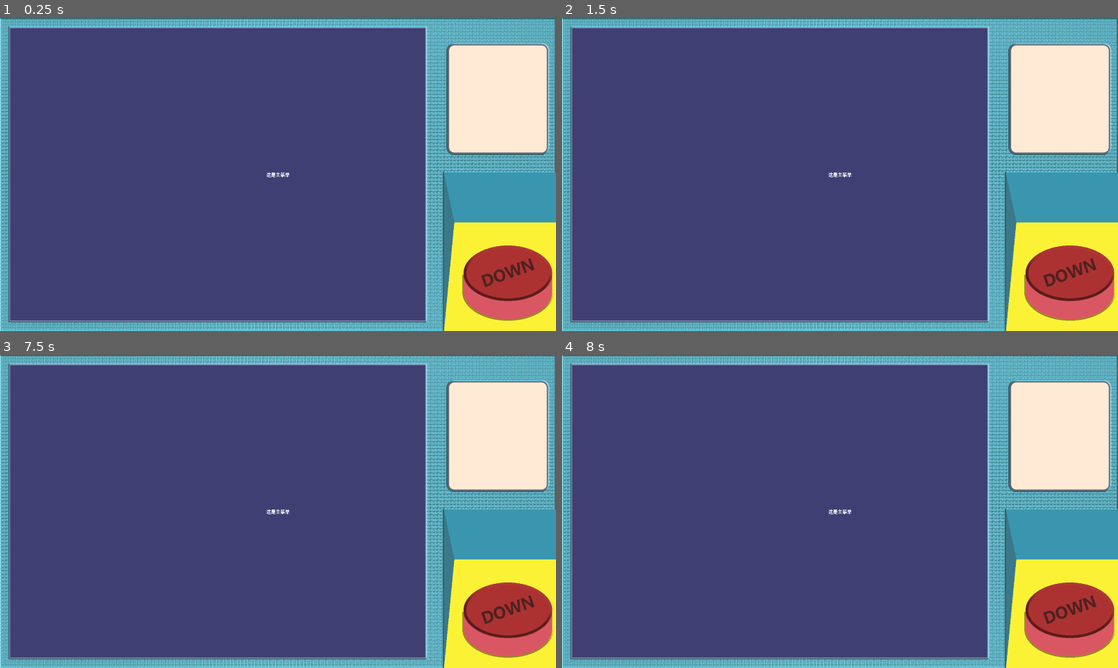
Above: before the commit, frames 1-4 (two rows, left to right).
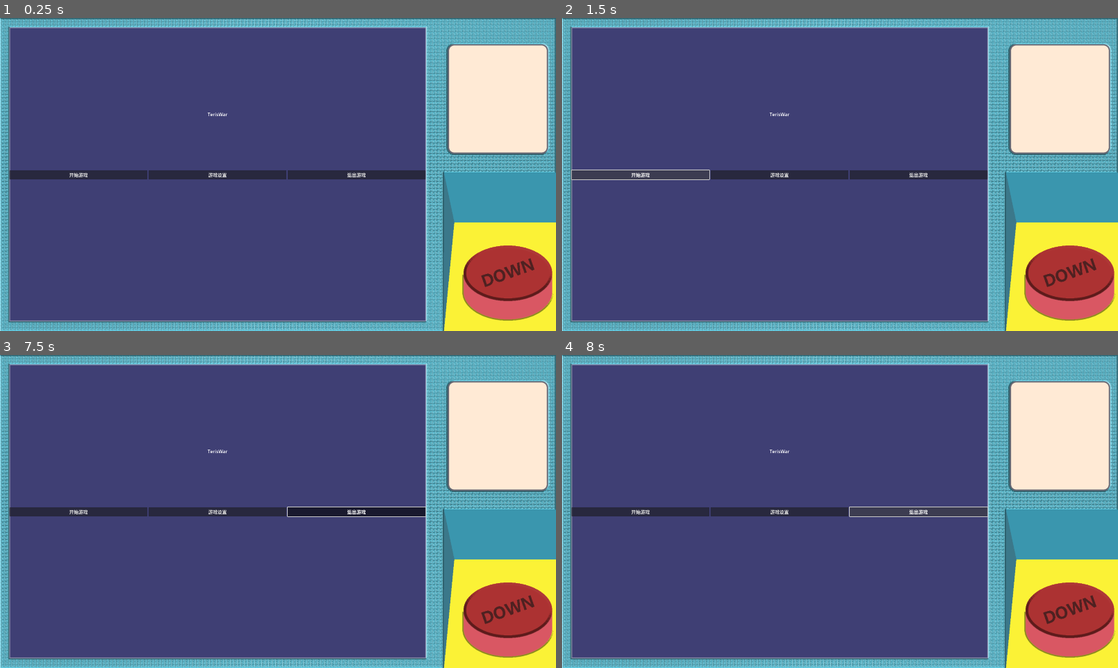
Above: after the commit, the same moments.

Repository: 2495802072/TerisWar
Game: Godot game, scene res://Game/scene/game.tscn
Two runs of this game, one before a commit and one after it. Both use one fixed random seed, a clock stepped at 60 frames per second and the inputs below.
Inputs (mouse positions are in pixels of both pictures, inside the frame that each line leads up to):
- Up to frame 1 (0.25 s): no input
- Up to frame 2 (1.5 s): click (778, 174) at 0.5 s, where only the run after the commit has a clickable "游戏设置"; click (639, 174) at 1.25 s, where only the run after the commit has a clickable "开始游戏"
- Up to frame 3 (7.5 s): click (77, 511) at 2 s, where only the run after the commit has a clickable "开始游戏"; tap Enter at 2.75, 4.25, 5.75 s; move the mouse to (400, 495) at 2.77 s; hold D (move_right) 2.78-4.28 s; click (400, 495) at 2.92 s; tap Space (jump) at 3.02, 3.5, 3.77, 5, 5.27, 6.02, 6.5, 6.77 s; move the mouse to (166, 527) at 3.52 s; move the mouse to (333, 442) at 4.27 s; hold A (move_left) 4.28-5.03 s; move the mouse to (250, 574) at 5.02 s; hold D (move_right) 5.03-6.53 s; click (250, 574) at 5.17 s; move the mouse to (444, 558) at 5.77 s; move the mouse to (111, 464) at 6.52 s; hold A (move_left) 6.53-7.28 s; move the mouse to (305, 511) at 7.27 s; hold D (move_right) from 7.28 s (still down); click (305, 511) at 7.42 s
- Up to frame 4 (8 s): keep holding D (move_right)

The runs differ from the first frame. In frame 1, 2.2% of the frame differs, in the area x 1-77%, y 30-52%; in frame 2, 2.3%; in frame 3, 2.3%; in frame 4, 2.3%.

Commit message:
PrimaryMenu

Diff:
--- /dev/null
+++ b/UI/Theme/primary_meun.tres
@@ -0,0 +1,3 @@
+[gd_resource type="Theme" format=3 uid="uid://cplrgxqtplgum"]
+
+[resource]
--- a/UI/scene/PrimaryMenu.tscn
+++ b/UI/scene/PrimaryMenu.tscn
@@ -1,7 +1,8 @@
-[gd_scene load_steps=3 format=3 uid="uid://b4cuif5lu7uyp"]
+[gd_scene load_steps=4 format=3 uid="uid://b4cuif5lu7uyp"]
 
 [ext_resource type="Texture2D" uid="uid://cuagwwswp6lgt" path="res://asset/BG1.png" id="1_0uguo"]
 [ext_resource type="Script" path="res://UI/script/Code/BaseGui.gd" id="1_nhist"]
+[ext_resource type="Theme" uid="uid://cplrgxqtplgum" path="res://UI/Theme/primary_meun.tres" id="1_vx2jt"]
 
 [node name="PrimaryMenu" type="Control"]
 layout_mode = 3
@@ -10,6 +11,7 @@
 anchor_bottom = 1.0
 grow_horizontal = 2
 grow_vertical = 2
+theme = ExtResource("1_vx2jt")
 script = ExtResource("1_nhist")
 
 [node name="TextureRect" type="TextureRect" parent="."]
@@ -18,13 +20,48 @@
 offset_bottom = 40.0
 texture = ExtResource("1_0uguo")
 
-[node name="Label" type="Label" parent="."]
+[node name="Control" type="Control" parent="."]
 layout_mode = 1
-anchors_preset = 15
-anchor_right = 1.0
-anchor_bottom = 1.0
+anchor_left = 0.0171875
+anchor_top = 0.0333333
+anchor_right = 0.765625
+anchor_bottom = 0.968518
 grow_horizontal = 2
 grow_vertical = 2
-text = "这是主菜单"
+metadata/_edit_use_anchors_ = true
+
+[node name="Tital" type="Label" parent="Control"]
+layout_mode = 1
+anchors_preset = 10
+anchor_right = 1.0
+offset_top = 285.0
+offset_bottom = 308.0
+grow_horizontal = 2
+text = "TerisWar"
 horizontal_alignment = 1
 vertical_alignment = 1
+
+[node name="HBoxContainer" type="HBoxContainer" parent="Control"]
+layout_mode = 1
+anchors_preset = 14
+anchor_top = 0.5
+anchor_right = 1.0
+anchor_bottom = 0.5
+grow_horizontal = 2
+grow_vertical = 2
+alignment = 1
+
+[node name="Play" type="Button" parent="Control/HBoxContainer"]
+layout_mode = 2
+size_flags_horizontal = 3
+text = "开始游戏"
+
+[node name="Options" type="Button" parent="Control/HBoxContainer"]
+layout_mode = 2
+size_flags_horizontal = 3
+text = "游戏设置"
+
+[node name="Exit" type="Button" parent="Control/HBoxContainer"]
+layout_mode = 2
+size_flags_horizontal = 3
+text = "退出游戏"
--- a/project.godot
+++ b/project.godot
@@ -53,6 +53,7 @@
 "res://NPC & Player/scene/": "green",
 "res://NPC & Player/script/": "yellow",
 "res://UI/": "green",
+"res://UI/Theme/": "pink",
 "res://UI/script/": "yellow",
 "res://UI/script/Code/": "red",
 "res://addons/": "gray",
